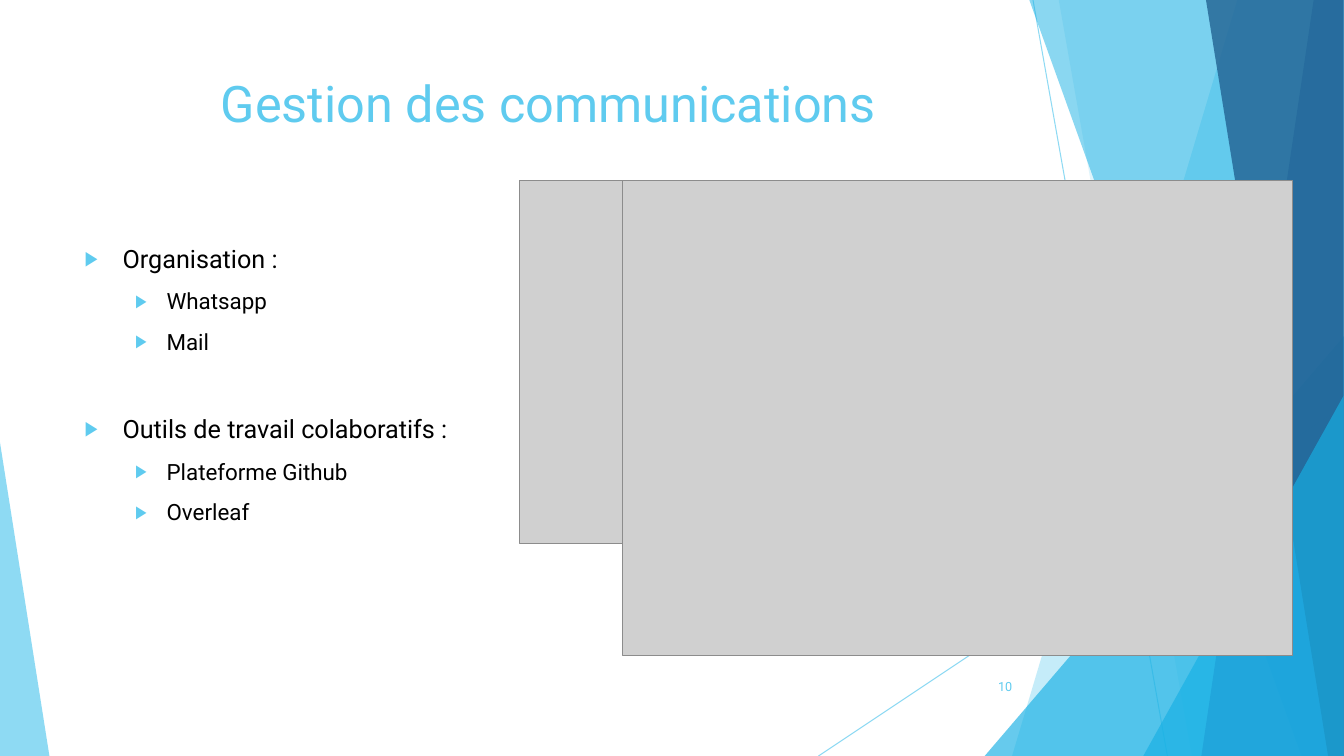
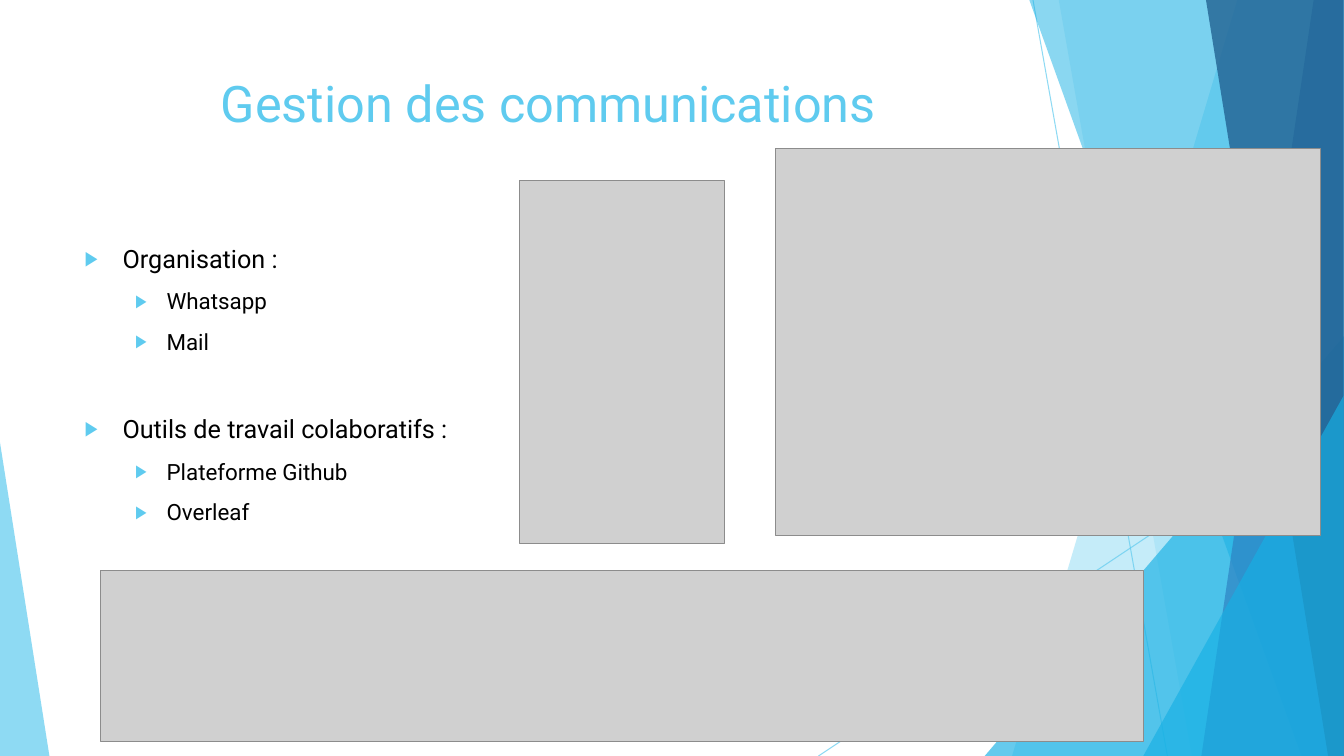
Before and after one commit to pierreXVI/PIE, a slide deck: slide 10 of oral_presentation/Oral_presentation_12_02_2019.pptx. Drawn at 1344x756 pixels with LibreOffice and Linux fonts; fonts in the diff are those of the drawing; grey boxes stand for pictures. Boxes give left, top, right and bottom in pixels: in the first picture for what was removed or moved away, otherwise in the second. Text is boxed around its words. In the diff, an @@ line names an element or a change of style, - is before the commit and + after.

```diff
--- a/oral_presentation/Oral_presentation_12_02_2019.pptx
+++ b/oral_presentation/Oral_presentation_12_02_2019.pptx
@@ picture: place and size @@
-picture at bbox=[622, 180, 1293, 655]
+picture at bbox=[775, 148, 1321, 534]
@@ picture added at bbox=[101, 571, 1143, 742] @@
@@ page number removed at bbox=[998, 682, 1012, 691] @@
-10
```
Also in this commit, not shown: 5 other slides changed, 3 slides added, 1 slide removed, 18 other files.
